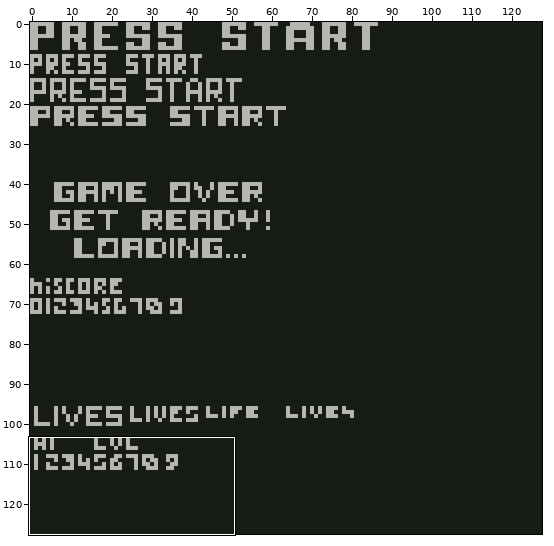
Two states of a pixel-art file, art/PressStart.aseprite. The picture above shows the old version from afar; the outline marks the close-up.
Close-up. As it was:
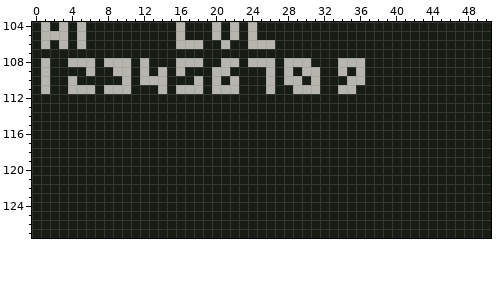
128x128 pixels, 1 frame. Colours within 5 levels of each other are drawn and written as one. Shown: x 0..50, y 104..127.
New version:
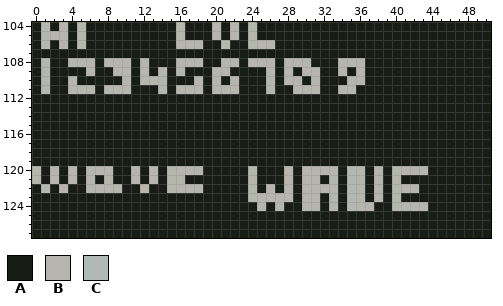
Palette (. is transparent): A #171c15  B #b7b6ae  C #b2b8b5
Log entry: bitmap experimentation
The edit:
@@ x 0..50 @@
 119 AAAAAAAAAAAAAAAAAAAAAAAAAAAAAAAAAAAAAAAAAAAAAAAAAAA
-120 AAAAAAAAAAAAAAAAAAAAAAAAAAAAAAAAAAAAAAAAAAAAAAAAAAA
-121 AAAAAAAAAAAAAAAAAAAAAAAAAAAAAAAAAAAAAAAAAAAAAAAAAAA
-122 AAAAAAAAAAAAAAAAAAAAAAAAAAAAAAAAAAAAAAAAAAAAAAAAAAA
-123 AAAAAAAAAAAAAAAAAAAAAAAAAAAAAAAAAAAAAAAAAAAAAAAAAAA
-124 AAAAAAAAAAAAAAAAAAAAAAAAAAAAAAAAAAAAAAAAAAAAAAAAAAA
+120 BABABABBBAABABABBBBAAAAABAAABABBBBACBABABBBBAAAAAAA
+121 BABABABABAABABABBAAAAAAABAAABABBABACBABABAAAAAAAAAA
+122 ABABAABBBBAABAABBBBAAAAABABABABBBBACBABABBBAAAAAAAA
+123 AAAAAAAAAAAAAAAAAAAAAAAABBBBBABBABACBABABAAAAAAAAAA
+124 AAAAAAAAAAAAAAAAAAAAAAAAABABAABBABACBBAABBBBAAAAAAA
 125 AAAAAAAAAAAAAAAAAAAAAAAAAAAAAAAAAAAAAAAAAAAAAAAAAAA
Where, in picture pixels (left, top, right, bottom), the same in both close-ups:
changed: (32, 166, 203, 193)
changed: (248, 166, 428, 211)
